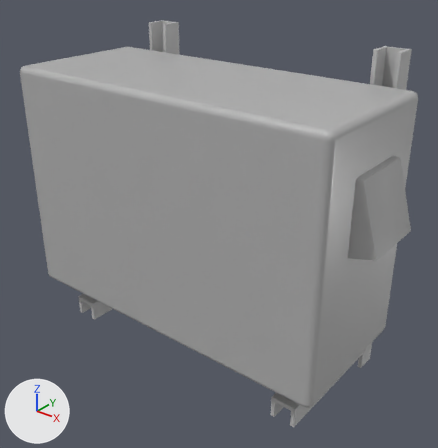
A saved change to the Blender file data/Assets/Meshes/Parts/AC.blend.
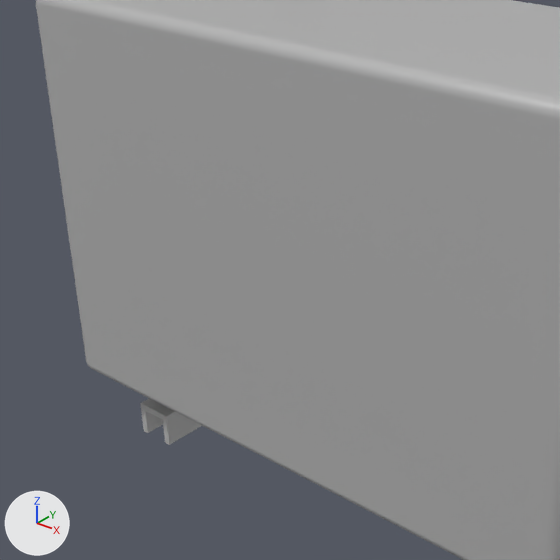
Each version is shown whole from a 50 mm lens placed at (2.107, -2.505, 1.429), pointed at (0.072, 0.038, -0.148), then close up on the part from 0% to 71% of the width and 16% to 86% of the height. Every picture has the same lights, and +X, +Y and +Z are marked at lower left.
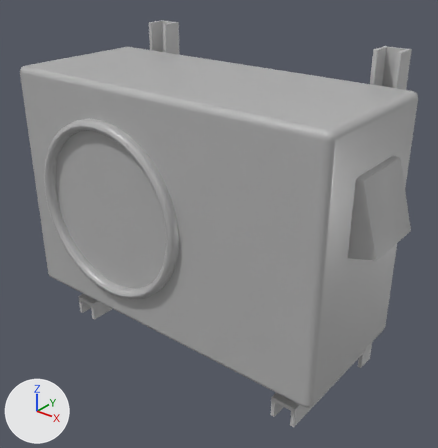
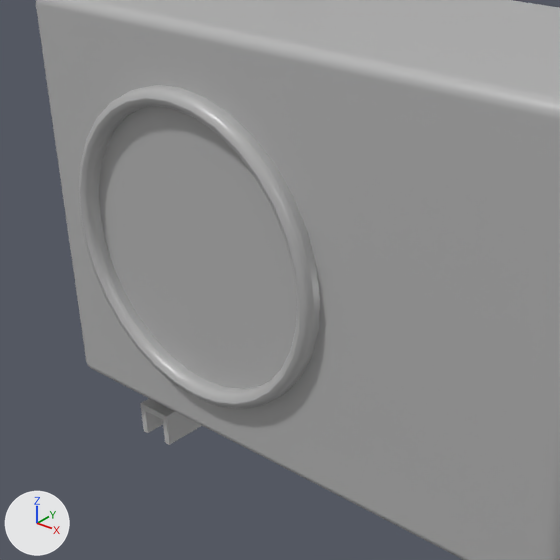
What differs and where, as boxes [x1, y1, x2, y2] in the close-ups (560 x 560 px):
'Circle', added
    after: [79, 85, 320, 409]

What changed in the scene script:
```text
Add me_circle:
    me_circle.from_pydata(...)  # 160 vertices, 128 faces; spans x -0.532..0.532, y -0.532..0.532, z 0.01..0.126
    me_circle.polygons.foreach_set('use_smooth', [True] * 128)
    me_circle.materials.append(mat_m_ac)  # grey #b4b4b4
Add ob_circle:
    ob_circle = bpy.data.objects.new('Circle', me_circle)
    ob_circle.location = (-0.336, -0.377, -0.009)
    ob_circle.rotation_euler = (1.571, 0.0, 0.0)  # degrees (90, 0, 0)
    _m = ob_circle.modifiers.new('Bevel', 'BEVEL')
    _m.width = 0.03
    _m.width_pct = 0.03
    _m.segments = 3
    _m.limit_method = 'WEIGHT'
```
